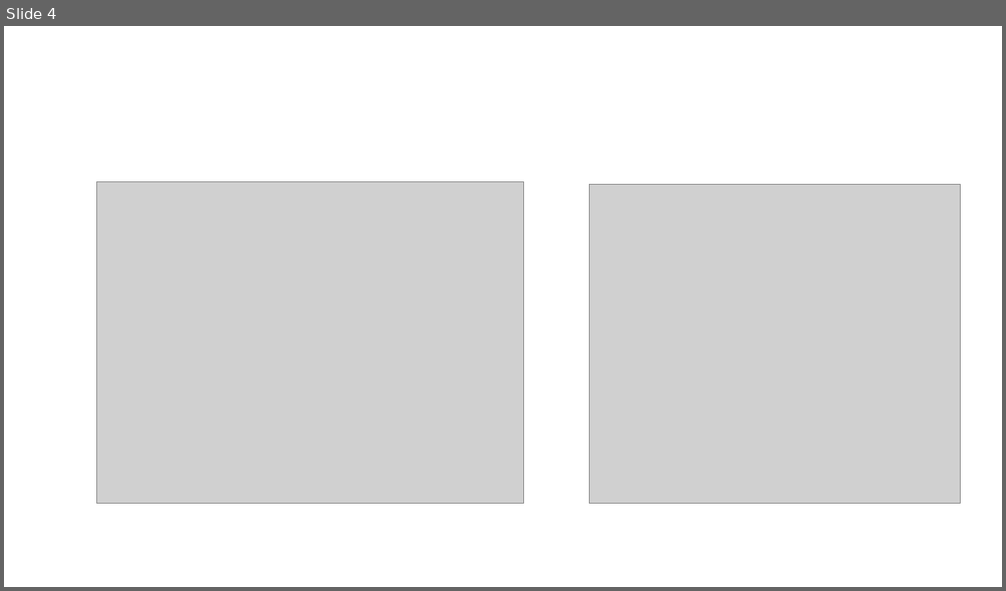
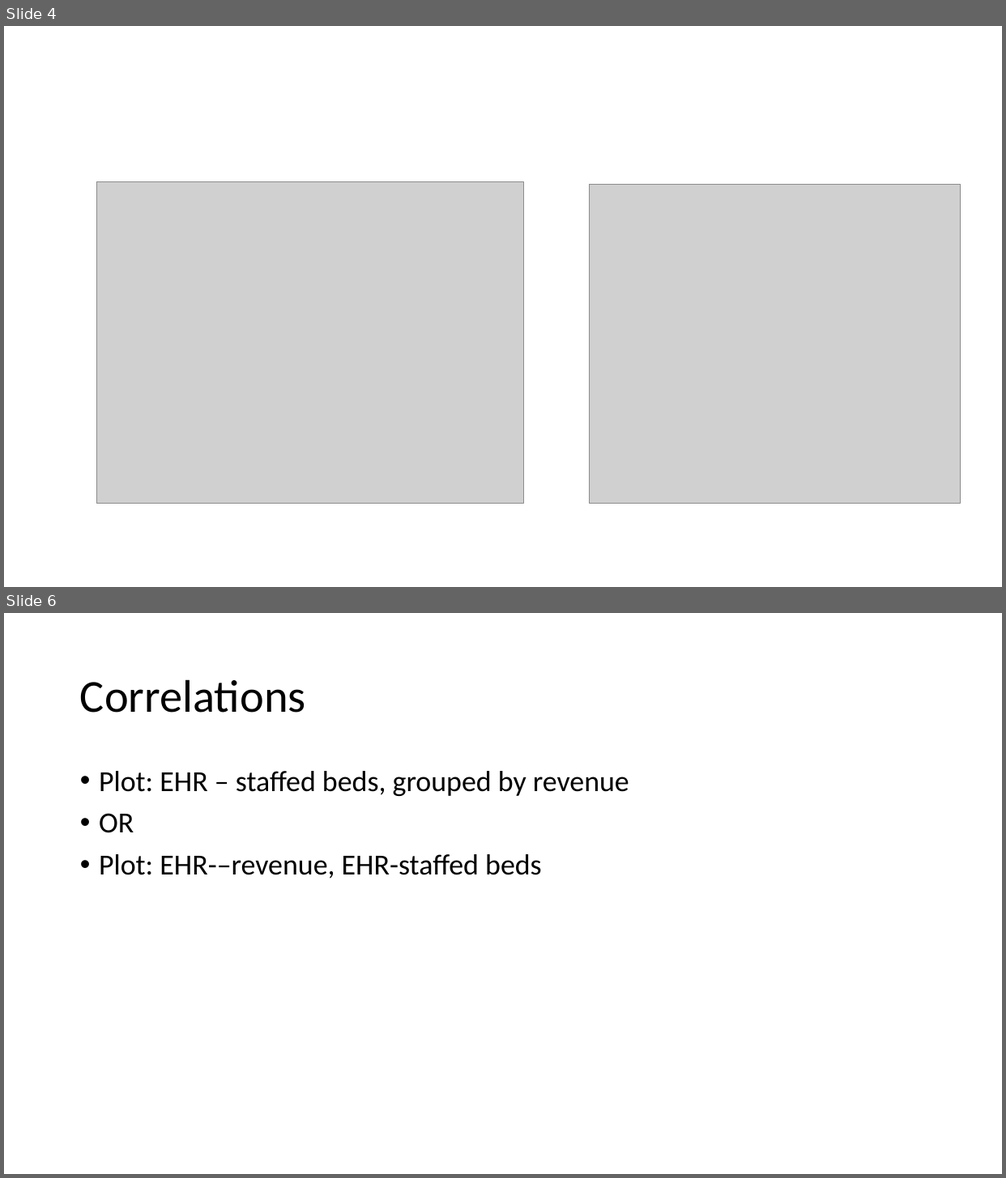
Before and after one commit to katwang/BST-260-Final-Project, a slide deck: Screen Cast.pptx. Shown one above the other, each under a label of ours: slide 4 before the commit, slides 4 and 6 after it; the slides between them are not shown. The pictures are 1006x591 and 1006x1178 pixels, drawn with LibreOffice and Linux fonts; fonts in the diff are those of the drawing; grey boxes stand for pictures. Boxes give left, top, right and bottom in pixels: in the first picture for what was removed or moved away, otherwise in the second. Text is boxed around its words. In the diff, an @@ line names an element or a change of style, - is before the commit and + after.

```diff
--- a/Screen Cast.pptx
+++ b/Screen Cast.pptx
@@ slide 6 added at [4, 613, 1002, 1174], background #FFFFFF @@
@@ title added at [80, 679, 306, 713], 44 pt, text #000000 @@
+Correlations
@@ text added at [99, 771, 629, 879], 28 pt, text #000000 @@
+• Plot: EHR – staffed beds, grouped by revenue
+• OR
+• Plot: EHR-–revenue, EHR-staffed beds
```
Also in this commit, not shown: 1 slide changed, 5 other slides added, 9 other files.
